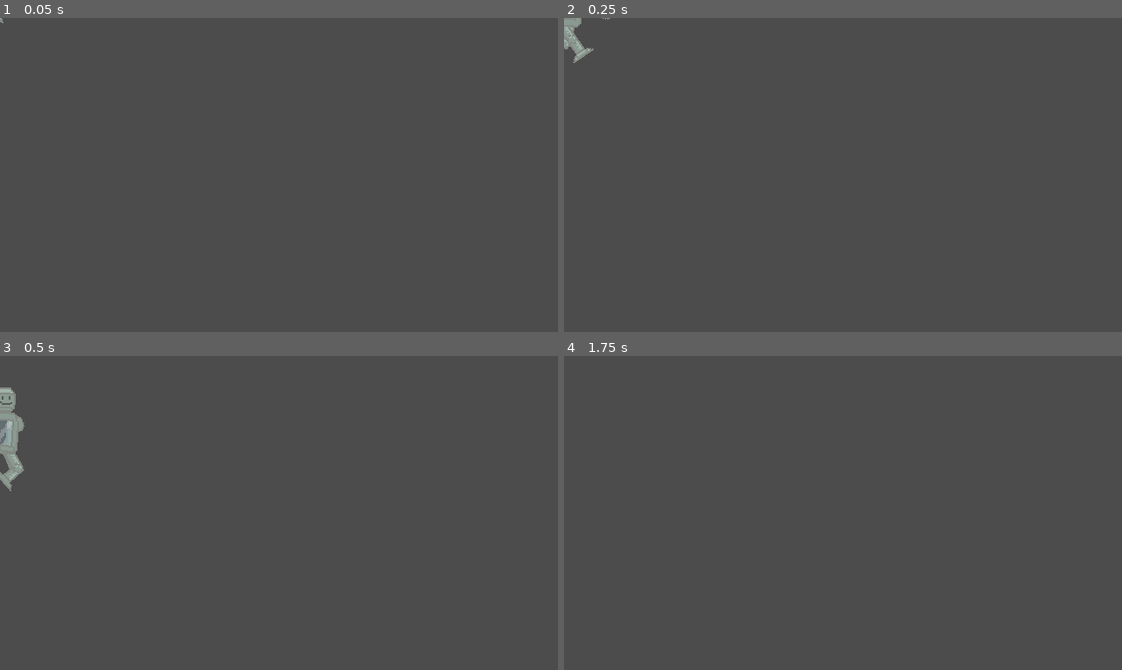
Above: before the commit, frames 1-4 (two rows, left to right).
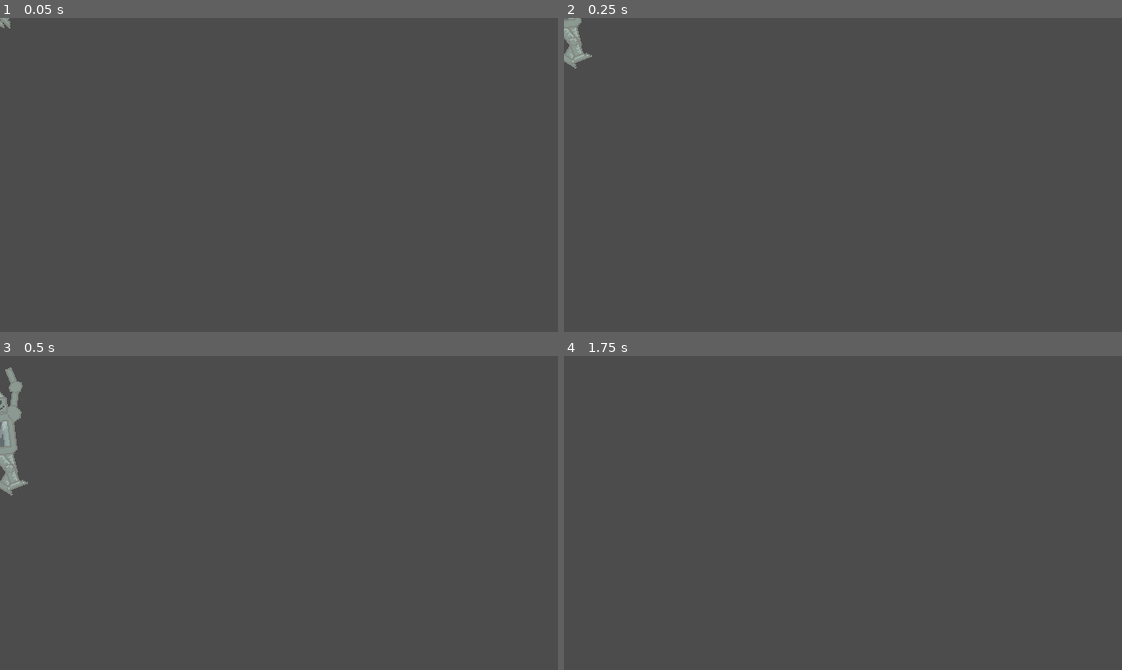
Above: after the commit, the same moments.

Repository: Cosebdd/CosmoDream
Game: Godot game, scene res://kinematic-objects/player/Player.tscn
Two runs of this game, one before a commit and one after it. Both use one fixed random seed, a clock stepped at 60 frames per second and the inputs below. This scene is started directly instead of the project's main scene. The engine's default icon, where the game draws it, is replaced by a stand-in: a white triangle on a blue panel in a dark square.
Inputs:
- Up to frame 1 (0.05 s): no input
- Up to frame 2 (0.25 s): no input
- Up to frame 3 (0.5 s): no input
- Up to frame 4 (1.75 s): hold Right (move_right) from 0.53 s (still down); tap Space (jump) at 0.6, 0.77, 1.07, 1.52, 1.55 s; tap F (base_attack) at 1.35 s

The runs differ from the first frame. In frame 1, less than 0.1% of the frame differs, in the area x 0-2%, y 0-4%; in frame 2, 0.3%; in frame 3, 0.7%, in the area x 0-5%, y 3-45%; in frame 4, nothing differs.

Commit message:
Add state machine for players animations

Diff:
--- a/kinematic-objects/player/Player.gd
+++ b/kinematic-objects/player/Player.gd
@@ -4,6 +4,14 @@
 onready var body := $Body
 onready var remote_transform := $RemoteTransform2D
 onready var ability_system := $Body/AbilitySystem
+
+enum {
+	idle,
+	run,
+	jump,
+}
+
+var _state = idle
 
 func _ready() -> void:
 	ability_system.set_direction(Vector2.RIGHT)
@@ -22,12 +30,9 @@
 		body.scale.x = 1
 		ability_system.set_direction(Vector2.RIGHT)
 
-	var is_on_floor = is_on_floor();
-	if is_on_floor:
+	if is_on_floor():
 		if Input.is_action_just_pressed("jump"):
-			animation_player.play("Jump")
 			jump()
-			is_on_floor = false;
 	else:
 		if Input.is_action_just_released("jump") and velocity.y <= -min_jump_height:
 			velocity.y = -min_jump_height
@@ -36,13 +41,41 @@
 
 	process(input)
 
-	if !is_on_floor:
+	# handle only animations state
+	match _state:
+		idle: _idle()
+		run: _run()
+		jump: _jump()
+
+
+func _idle() -> void:
+	animation_player.play("Idle")
+
+	if not is_on_floor():
+		_state = jump
 		return
 
-	if input.x == 0 and velocity.x == 0:
-		animation_player.play("Idle")
-	else:
-		animation_player.play("Run")
+	if velocity.x != 0:
+		_state = run
+
+
+func _run() -> void:
+	animation_player.play("Run")
+
+	if not is_on_floor():
+		_state = jump
+		return
+
+	if velocity.x == 0:
+		_state = idle
+
+
+func _jump() -> void:
+	if animation_player.current_animation != "Jump" and animation_player.current_animation != '':
+		animation_player.play("Jump")
+
+	if is_on_floor():
+		_state = idle
 
 
 func connect_camera(camera: Camera2D) -> void:
--- a/kinematic-objects/player/Player.tscn
+++ b/kinematic-objects/player/Player.tscn
@@ -973,6 +973,7 @@
 
 [node name="AnimationPlayer" type="AnimationPlayer" parent="."]
 autoplay = "Run"
+reset_on_save = false
 anims/Idle = SubResource( 4 )
 anims/Jump = SubResource( 7 )
 anims/RESET = SubResource( 5 )
